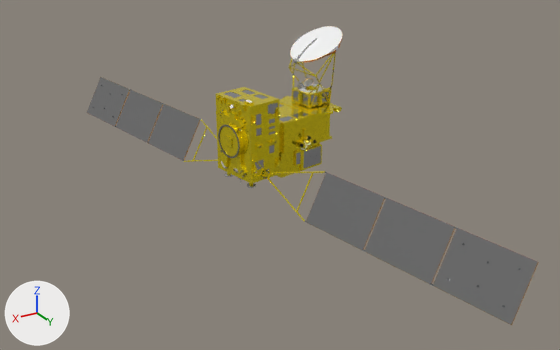
An edit to the glTF model src/archive/gll3.glb, drawn before and after from the same camera.
Before and after are seen from a 50 mm lens placed at (17.2, 23.3, 9.2), pointed at (4.2, 1.7, -1.6). The lights are fixed; the arrows at lower left show +X, +Y and +Z.

Objects in the first picture: 'GOSAT-GW_AMSR', 'GOSAT-GW_AMSR_antenna', 'GOSAT-GW_IB', 'GOSAT-GW_MB', 'GOSAT-GW_SAP001', 'GOSAT-GW_SAP002', 'GOSAT-GW_TANSO'.
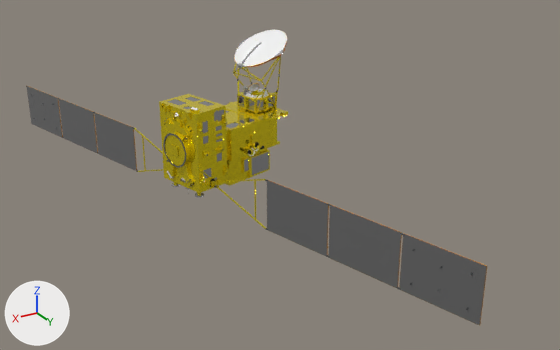
Where the change shows, as pixel boxes [x1, y1, x2, y2] in the pictures (560 x 350 px):
'GOSAT-GW_SAP001', moved, turned
    before: [262, 170, 539, 325]
    after: [211, 179, 487, 326]
'GOSAT-GW_MB', moved, turned
    before: [216, 87, 282, 188]
    after: [159, 94, 229, 198]
'GOSAT-GW_SAP002', moved, turned
    before: [87, 77, 218, 162]
    after: [26, 85, 164, 172]
'GOSAT-GW_AMSR_antenna', moved, turned
    before: [288, 26, 343, 108]
    after: [233, 30, 287, 114]
'GOSAT-GW_IB', moved, turned
    before: [279, 96, 342, 154]
    after: [225, 101, 288, 161]
'GOSAT-GW_TANSO', moved, turned
    before: [276, 142, 322, 178]
    after: [225, 149, 270, 186]
'GOSAT-GW_AMSR', moved
    before: [297, 78, 315, 90]
    after: [242, 83, 261, 95]

The change in detail:
Object 'GOSAT-GW_SAP001' (ob_gosat_gw_sap001) moves from (3.53, 6.78, -1.64) to (4.97, 6.41, -1.64).
Object 'GOSAT-GW_SAP001' (ob_gosat_gw_sap001) turns from (0, 60, 10) to (-15, 90, 0) degrees about x, y and z.
Object 'GOSAT-GW_SAP002' (ob_gosat_gw_sap002) moves from (5.83, -6.29, -1.64) to (8.41, -6.41, -1.64).
Object 'GOSAT-GW_SAP002' (ob_gosat_gw_sap002) turns from (0, -60, -170) to (-165, -90, 0) degrees about x, y and z.
Object 'GOSAT-GW_AMSR' (ob_gosat_gw_amsr) moves from (1.88, -0.14, 0.94) to (3.93, -0.63, 0.94).
Object 'GOSAT-GW_IB' (ob_gosat_gw_ib) moves from (2.46, 0.72, -0.72) to (4.43, 0.28, -0.72).
Object 'GOSAT-GW_IB' (ob_gosat_gw_ib) turns from (0, 0, -170) to (0, 0, -165) degrees about x, y and z.
Object 'GOSAT-GW_MB' (ob_gosat_gw_mb) moves from (5.01, 0.36, -0.71) to (7.0, 0.15, -0.71).
Object 'GOSAT-GW_MB' (ob_gosat_gw_mb) turns from (90, 0, -80) to (90, 0, -75) degrees about x, y and z.
Object 'GOSAT-GW_TANSO' (ob_gosat_gw_tanso) moves from (2.35, 0.14, -1.74) to (4.37, -0.31, -1.74).
Object 'GOSAT-GW_TANSO' (ob_gosat_gw_tanso) turns from (0, 0, -170) to (0, 0, -165) degrees about x, y and z.
Object 'GOSAT-GW_AMSR_antenna' (ob_gosat_gw_amsr_antenna) moves from (1.7, -0.29, 1.09) to (3.77, -0.8, 1.09).
Object 'GOSAT-GW_AMSR_antenna' (ob_gosat_gw_amsr_antenna) turns from (0, 180, 7.3) to (0, -180, 12) degrees about x, y and z.
